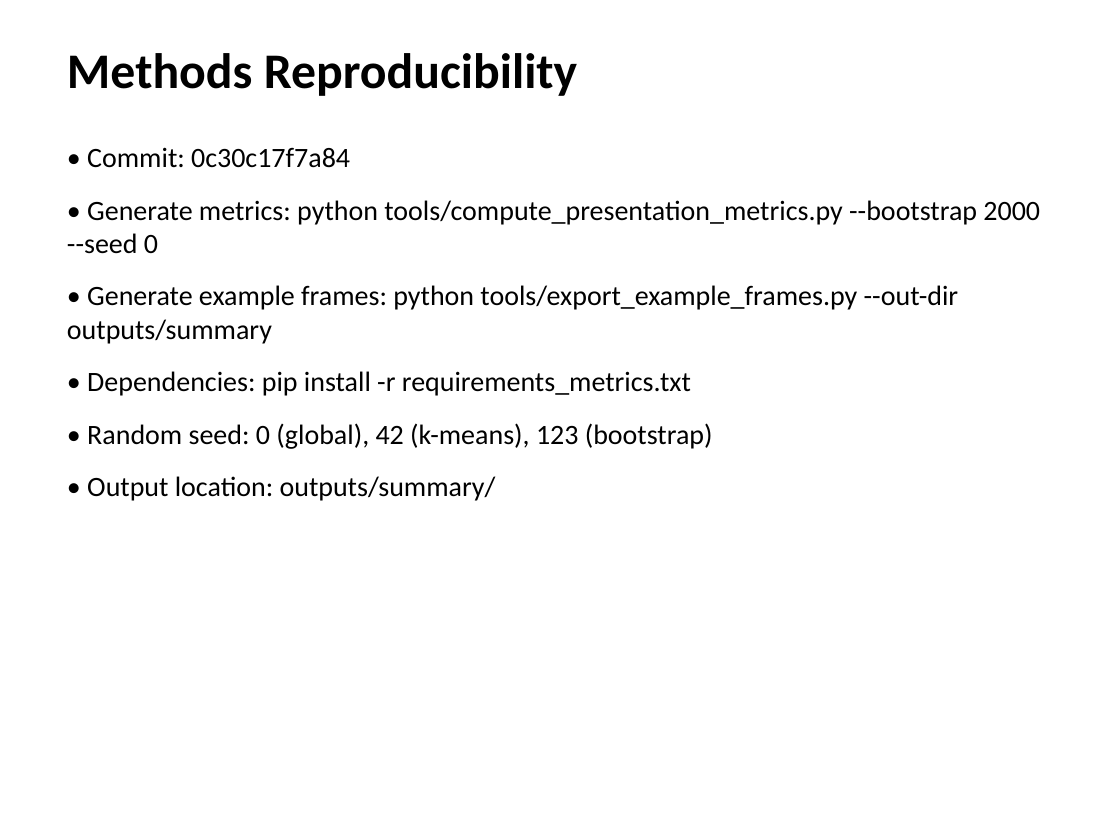
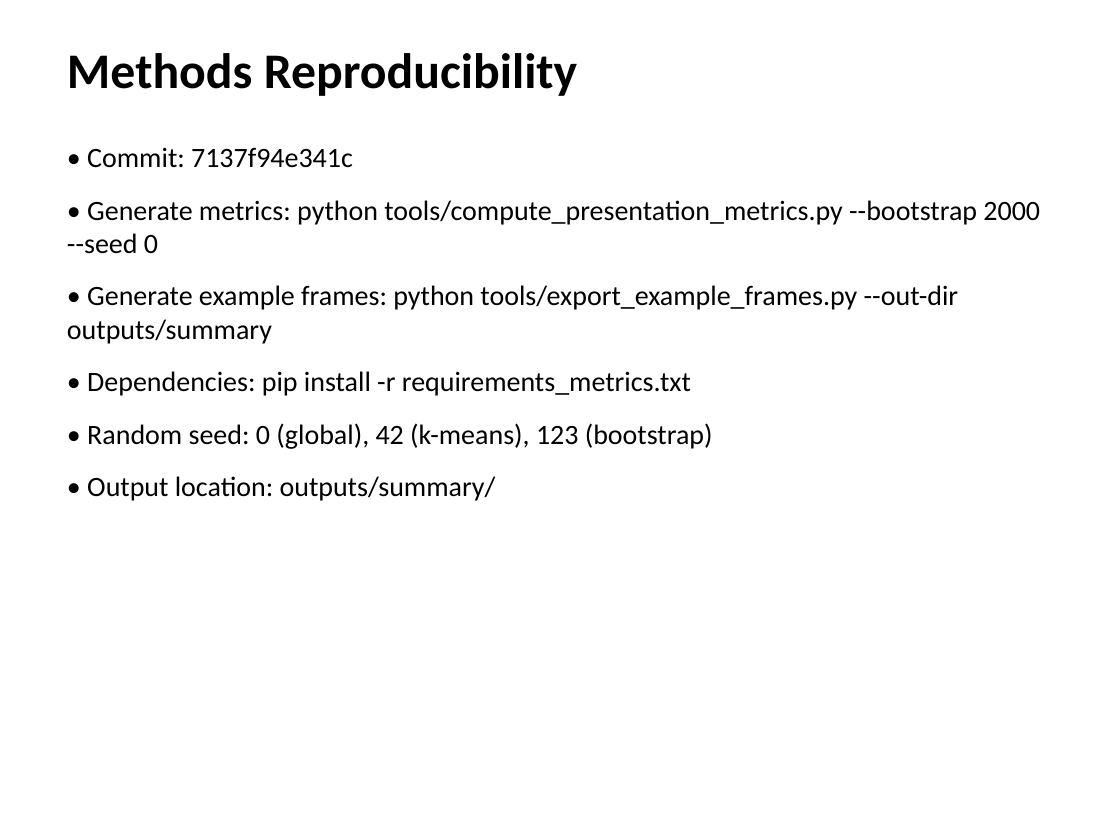
Before and after one commit to siya7205/ensemble-anomaly-maps, a slide deck: slide 13 of Ensemble_Anomaly_Maps_Presentation.pptx. Drawn at 1120x840 pixels with LibreOffice and Linux fonts; fonts in the diff are those of the drawing. Boxes give left, top, right and bottom in pixels: in the first picture for what was removed or moved away, otherwise in the second. Text is boxed around its words. In the diff, an @@ line names an element or a change of style, - is before the commit and + after.

```diff
--- a/Ensemble_Anomaly_Maps_Presentation.pptx
+++ b/Ensemble_Anomaly_Maps_Presentation.pptx
@@ text at [87,147,353,168]: text changed @@
-• Commit: 0c30c17f7a84
+• Commit: 7137f94e341c
```
Also in this commit, not shown: 1 other slide changed, 2 other files.
